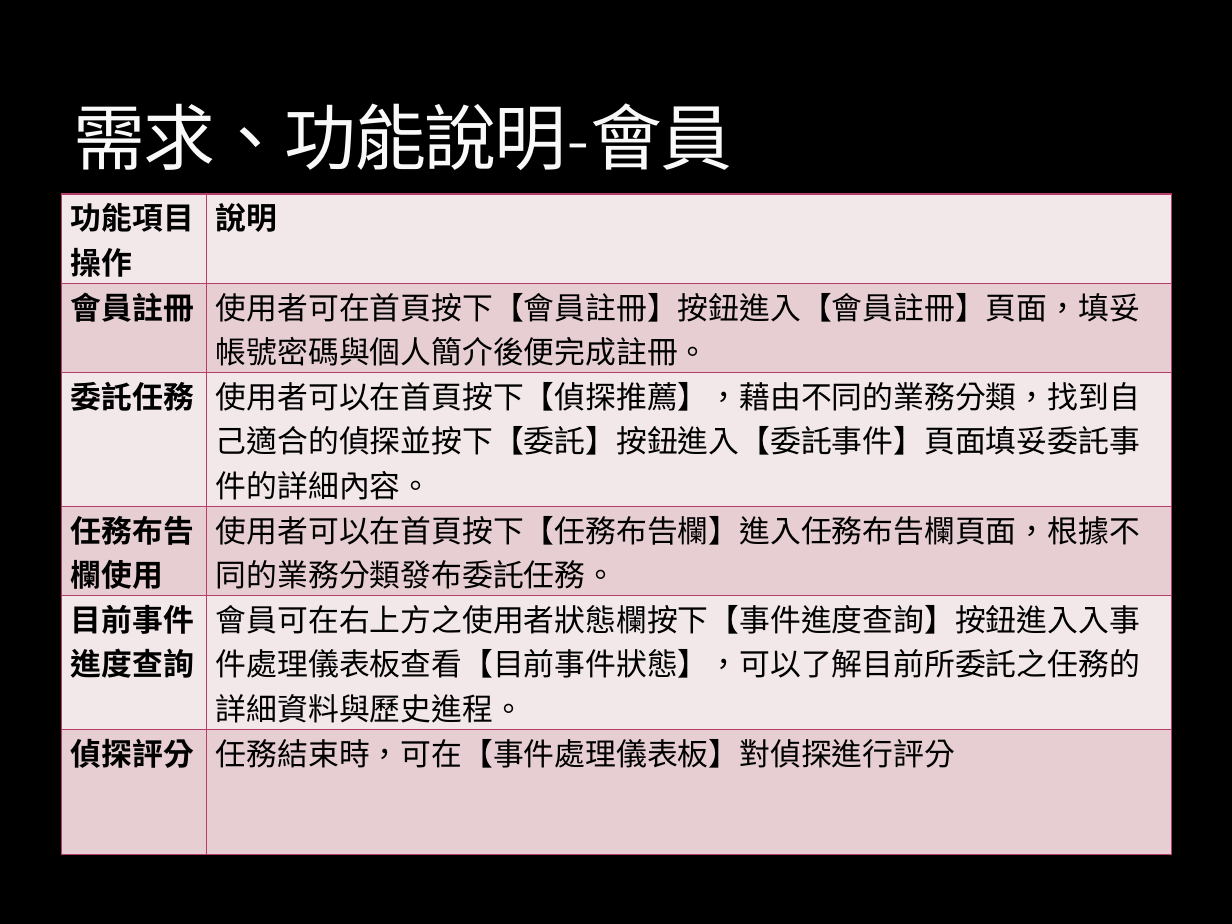
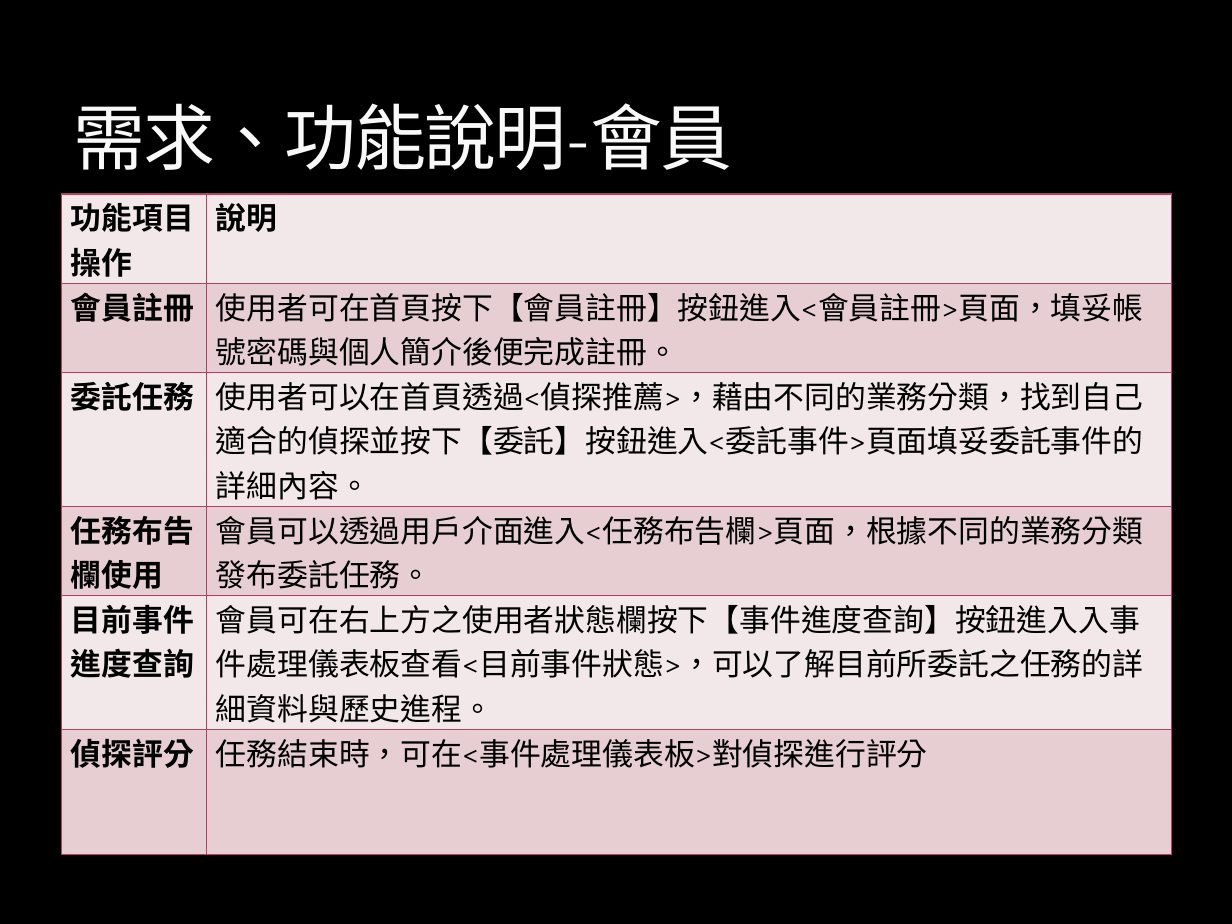
Before and after one commit to Banana-Huang/107_SE_Team11, a slide deck: slide 10 of team11_proposal.pptx. Drawn at 1232x924 pixels with LibreOffice and Linux fonts; fonts in the diff are those of the drawing; background and template pictures are left out. Boxes give left, top, right and bottom in pixels: in the first picture for what was removed or moved away, otherwise in the second. Text is boxed around its words. In the diff, an @@ line names an element or a change of style, - is before the commit and + after.

Commit message:
yeah~
改按鈕,類別圖被刪掉了,新增ppt新介面

```diff
--- a/team11_proposal.pptx
+++ b/team11_proposal.pptx
@@ table at [62,195,1172,819] @@
-row 2, column 2: 使用者可在首頁按下【會員註冊】按鈕進入【會員註冊】頁面，填妥帳號密碼與個人簡介後便完成註冊。
+row 2, column 2: 使用者可在首頁按下【會員註冊】按鈕進入<會員註冊>頁面，填妥帳號密碼與個人簡介後便完成註冊。
-row 3, column 2: 使用者可以在首頁按下【偵探推薦】，藉由不同的業務分類，找到自己適合的偵探並按下【委託】按鈕進入【委託事件】頁面填妥委託事件的詳細內容。
+row 3, column 2: 使用者可以在首頁透過<偵探推薦>，藉由不同的業務分類，找到自己適合的偵探並按下【委託】按鈕進入<委託事件>頁面填妥委託事件的詳細內容。
-row 4, column 2: 使用者可以在首頁按下【任務布告欄】進入任務布告欄頁面，根據不同的業務分類發布委託任務。
+row 4, column 2: 會員可以透過用戶介面進入<任務布告欄>頁面，根據不同的業務分類發布委託任務。
-row 5, column 2: 會員可在右上方之使用者狀態欄按下【事件進度查詢】按鈕進入入事件處理儀表板查看【目前事件狀態】，可以了解目前所委託之任務的詳細資料與歷史進程。
+row 5, column 2: 會員可在右上方之使用者狀態欄按下【事件進度查詢】按鈕進入入事件處理儀表板查看<目前事件狀態>，可以了解目前所委託之任務的詳細資料與歷史進程。
-row 6, column 2: 任務結束時，可在【事件處理儀表板】對偵探進行評分
+row 6, column 2: 任務結束時，可在<事件處理儀表板>對偵探進行評分
```
Also in this commit, not shown: 6 other slides changed, 3 slides removed, 2 other files.
